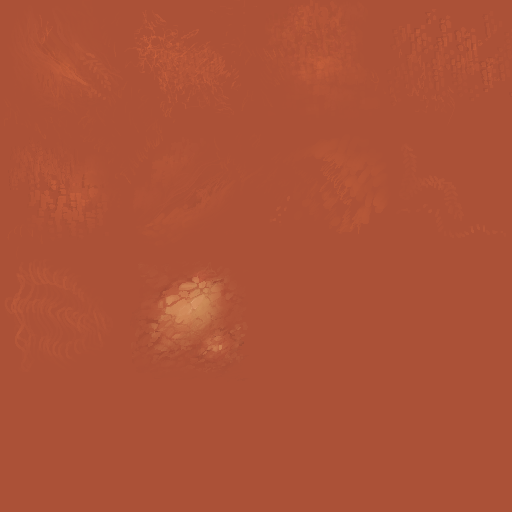
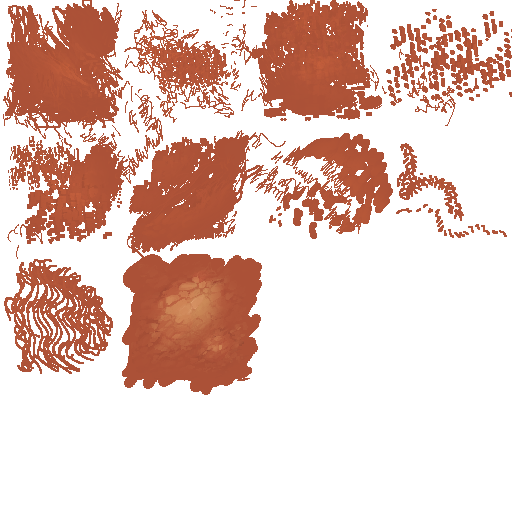
Layer changes from the first w=512, h=512 image to the second:
moved "Layer 14" above "Layer 34", painted on it over [3, 0, 512, 395]
renamed "Layer 16" to "Layer 34", painted on it over [3, 0, 512, 395]
hid "Layer 15" over [0, 0, 512, 512]
